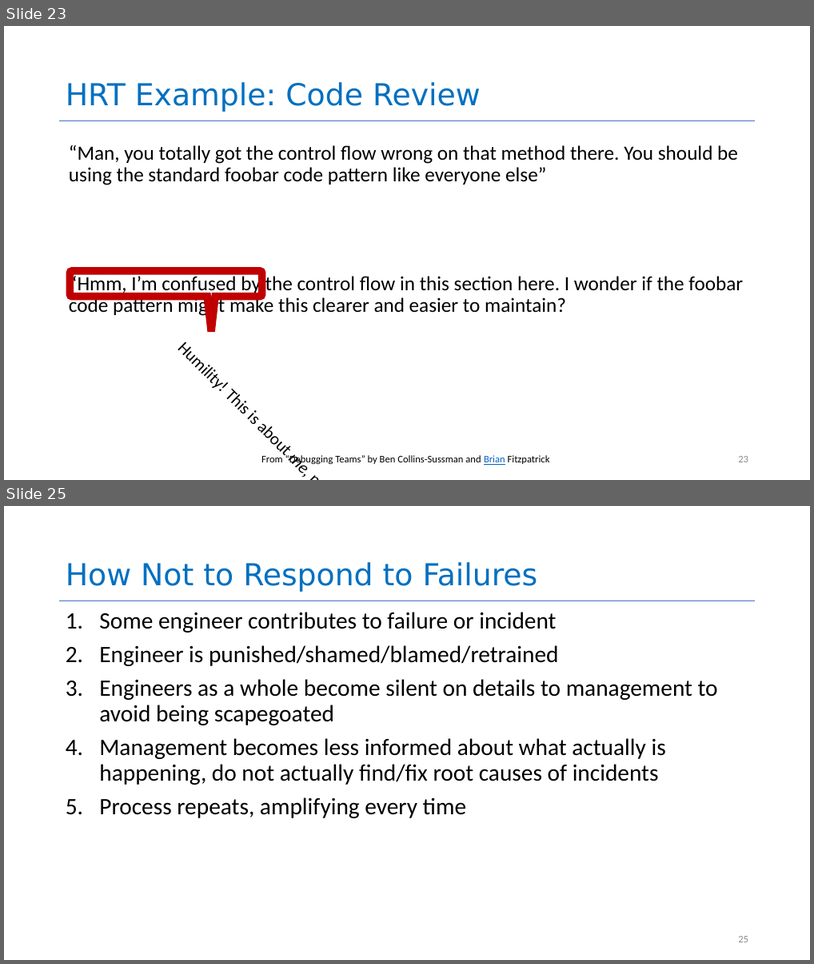
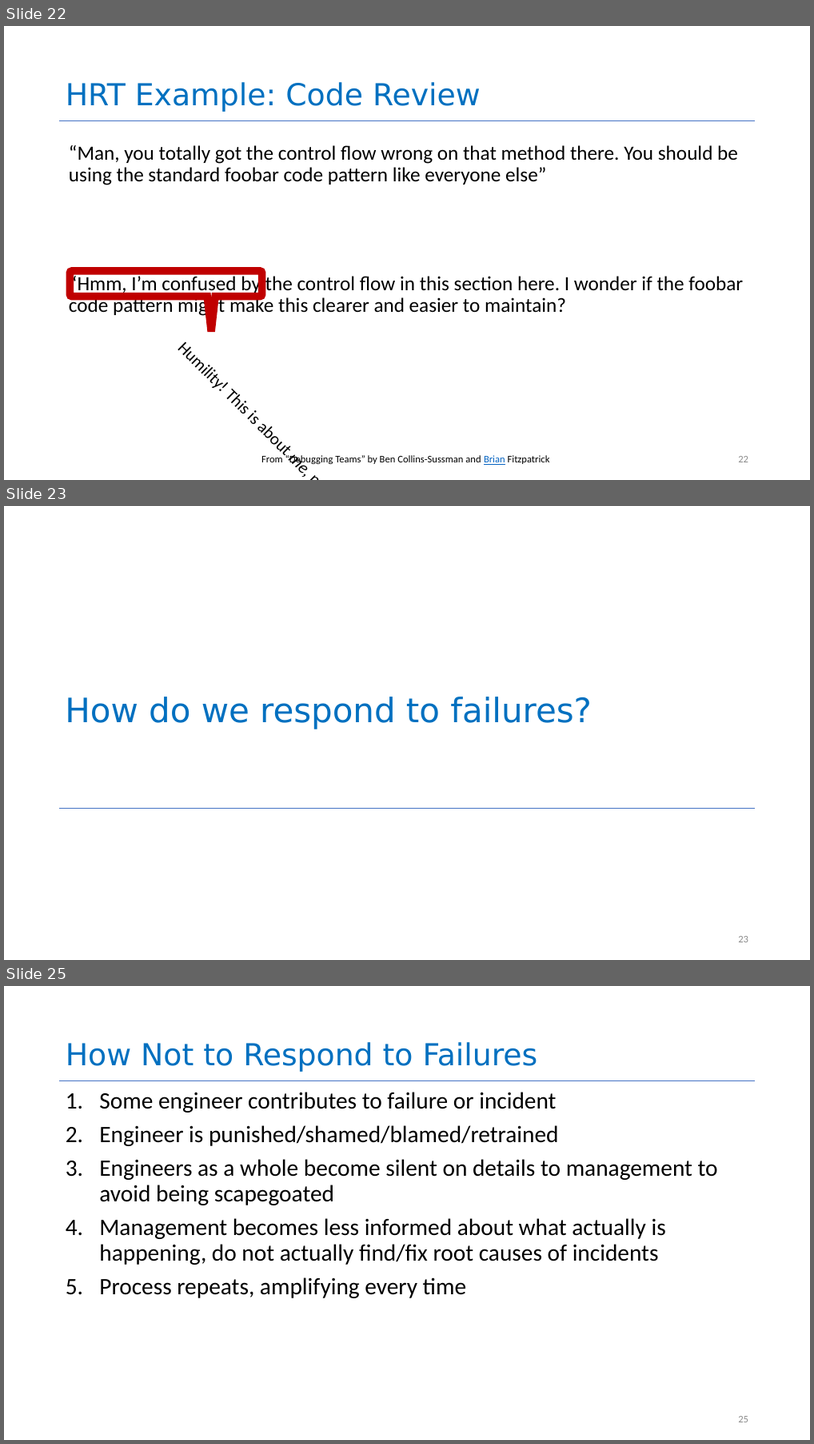
Before and after one commit to neu-se/CS4530-Fall-2026, a slide deck: Slides/Module 07.2 Teams.pptx. Shown one above the other, each under a label of ours: slides 23 and 25 before the commit, slides 22, 23 and 25 after it; the slides between them are not shown. The pictures are 814x964 and 814x1444 pixels, drawn with LibreOffice and Linux fonts; fonts in the diff are those of the drawing. Boxes give left, top, right and bottom in pixels: in the first picture for what was removed or moved away, otherwise in the second. Text is boxed around its words. In the diff, an @@ line names an element or a change of style, - is before the commit and + after.

```diff
--- a/Slides/Module 07.2 Teams.pptx
+++ b/Slides/Module 07.2 Teams.pptx
@@ slide 23 added at bbox=[4, 506, 810, 960], background #FFFFFF @@
@@ title added at bbox=[65, 696, 592, 729], 40 pt, text #0070C0 @@
+How do we respond to failures?
@@ line added from (59, 808) to (755, 808), #4472C4 0.5 pt @@
@@ page number added at bbox=[738, 936, 749, 942], 12 pt, text #8C8C8C @@
+23
@@ what was slide 23 is now slide 22 @@
```
Also in this commit, not shown: 13 slides changed, 2 other slides added, 3 slides removed, 6 other files.
